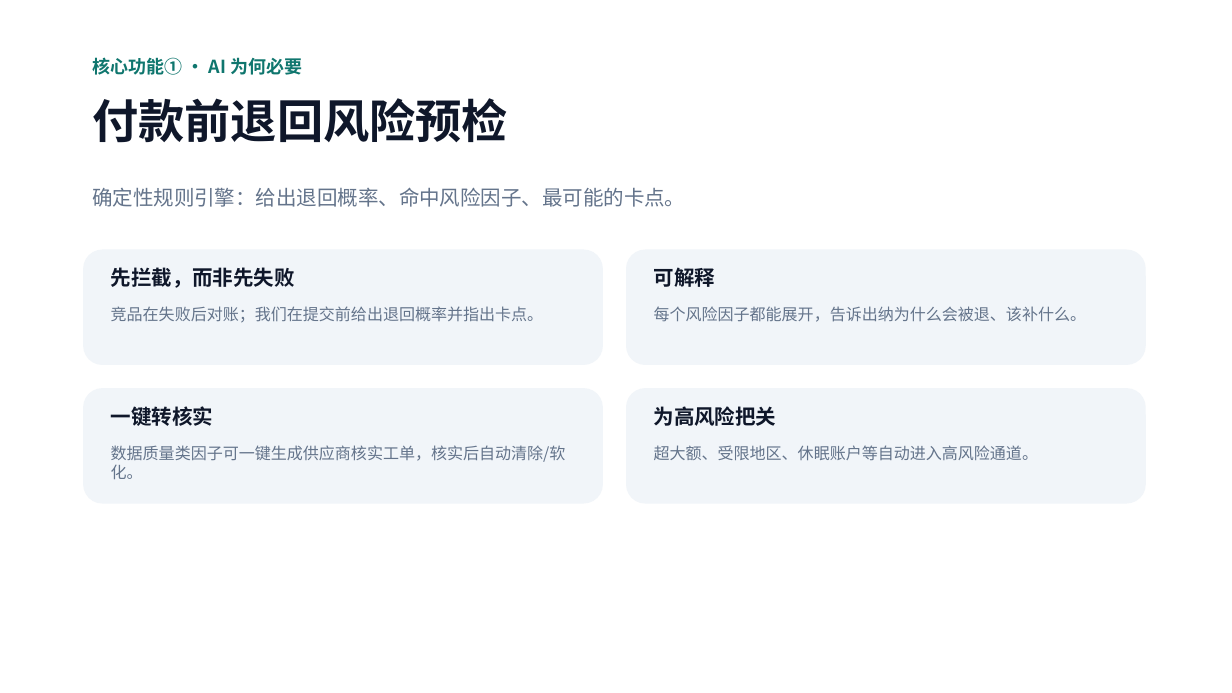
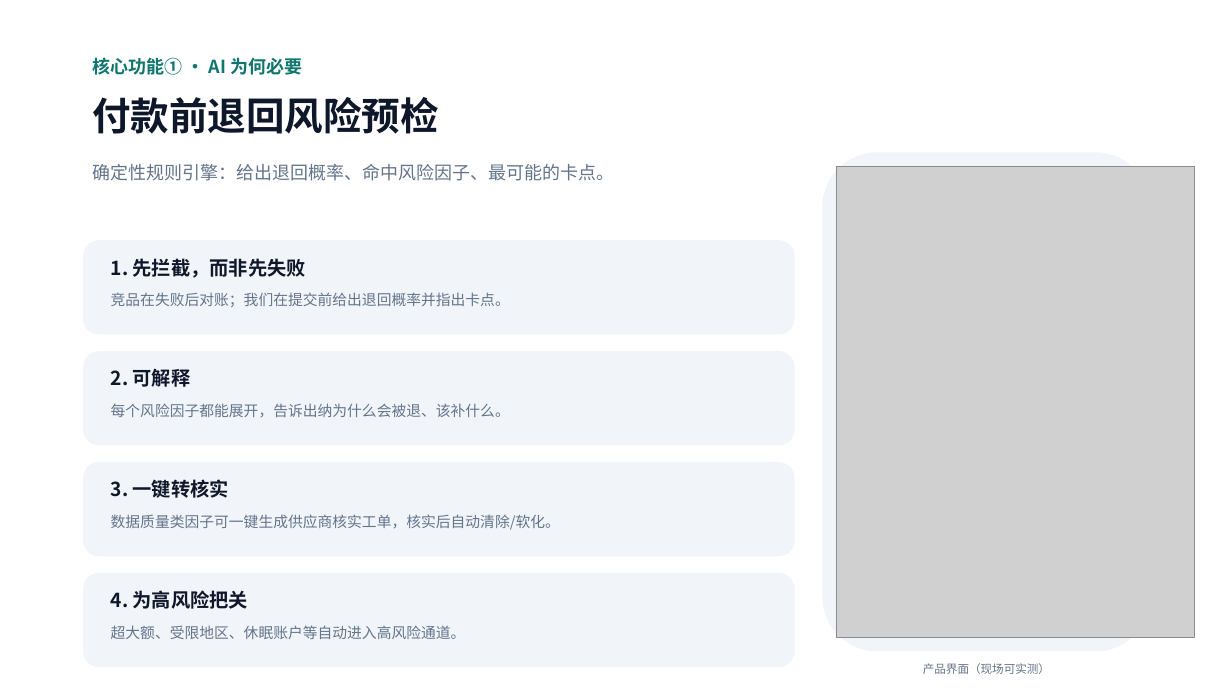
Before and after one commit to Michael-4753/flowguard-payout, a slide deck: slide 5 of public/FlowGuard-Hackathon-Pitch.pptx. Drawn at 1232x693 pixels with LibreOffice and Linux fonts; fonts in the diff are those of the drawing; grey boxes stand for pictures. Boxes give left, top, right and bottom in pixels: in the first picture for what was removed or moved away, otherwise in the second. Text is boxed around its words. In the diff, an @@ line names an element or a change of style, - is before the commit and + after.

```diff
--- a/public/FlowGuard-Hackathon-Pitch.pptx
+++ b/public/FlowGuard-Hackathon-Pitch.pptx
@@ text "付款前退回风险预检" at bbox=[92, 97, 438, 134]: size 36 to 30 pt @@
@@ text "确定性规则引擎：给出退回概率、命中风险因子、最可能的卡点。": place and size @@
-text "确定性规则引擎：给出退回概率、命中风险因子、最可能的卡点。" at bbox=[92, 187, 685, 207]
+text "确定性规则引擎：给出退回概率、命中风险因子、最可能的卡点。" at bbox=[92, 164, 614, 181]
@@ text "确定性规则引擎：给出退回概率、命中风险因子、最可能的卡点。" at bbox=[92, 164, 614, 181]: size 16 to 14 pt @@
@@ rounded rectangle added at bbox=[823, 152, 1151, 652], fill #F1F5F9 @@
@@ picture added at bbox=[836, 166, 1195, 638] @@
@@ rounded rectangle: place and size @@
-rounded rectangle at bbox=[83, 250, 603, 365]
+rounded rectangle at bbox=[83, 240, 795, 335]
@@ text at bbox=[111, 258, 306, 278]: text changed; size 16 to 15 pt @@
-先拦截，而非先失败
+1. 先拦截，而非先失败
@@ text "竞品在失败后对账；我们在提交前给出退回概率并指出卡点。": place and size @@
-text "竞品在失败后对账；我们在提交前给出退回概率并指出卡点。" at bbox=[111, 306, 544, 323]
+text "竞品在失败后对账；我们在提交前给出退回概率并指出卡点。" at bbox=[111, 292, 510, 307]
@@ rounded rectangle: place and size @@
-rounded rectangle at bbox=[627, 250, 1146, 365]
+rounded rectangle at bbox=[83, 351, 795, 445]
@@ text at bbox=[111, 368, 191, 387]: text changed; size 16 to 15 pt @@
-可解释
+2. 可解释
@@ text "每个风险因子都能展开，告诉出纳为什么会被退、该补什么。": place and size @@
-text "每个风险因子都能展开，告诉出纳为什么会被退、该补什么。" at bbox=[654, 306, 1087, 322]
+text "每个风险因子都能展开，告诉出纳为什么会被退、该补什么。" at bbox=[111, 403, 510, 418]
@@ rounded rectangle: place and size @@
-rounded rectangle at bbox=[83, 388, 603, 504]
+rounded rectangle at bbox=[83, 462, 795, 556]
@@ text at bbox=[111, 479, 229, 498]: text changed; size 16 to 15 pt @@
-一键转核实
+3. 一键转核实
@@ text "数据质量类因子可一键生成供应商核实工单，核实后自动清除/软化。": place and size @@
-text "数据质量类因子可一键生成供应商核实工单，核实后自动清除/软化。" at bbox=[111, 445, 566, 479]
+text "数据质量类因子可一键生成供应商核实工单，核实后自动清除/软化。" at bbox=[111, 514, 560, 530]
@@ rounded rectangle: place and size @@
-rounded rectangle at bbox=[627, 388, 1146, 504]
+rounded rectangle at bbox=[83, 573, 795, 667]
@@ text at bbox=[111, 590, 248, 609]: text changed; size 16 to 15 pt @@
-为高风险把关
+4. 为高风险把关
@@ size 12.5 to 11.5 pt in 4 elements at bbox=[111, 292, 510, 307], bbox=[111, 514, 560, 530], bbox=[111, 403, 510, 418], bbox=[111, 625, 466, 639] @@
@@ text "超大额、受限地区、休眠账户等自动进入高风险通道。": place and size @@
-text "超大额、受限地区、休眠账户等自动进入高风险通道。" at bbox=[654, 445, 1038, 460]
+text "超大额、受限地区、休眠账户等自动进入高风险通道。" at bbox=[111, 625, 466, 639]
@@ text added at bbox=[923, 663, 1050, 674], 9 pt, text #64748B @@
+产品界面（现场可实测）
```
Also in this commit, not shown: 3 other slides changed, 1 slide added.
